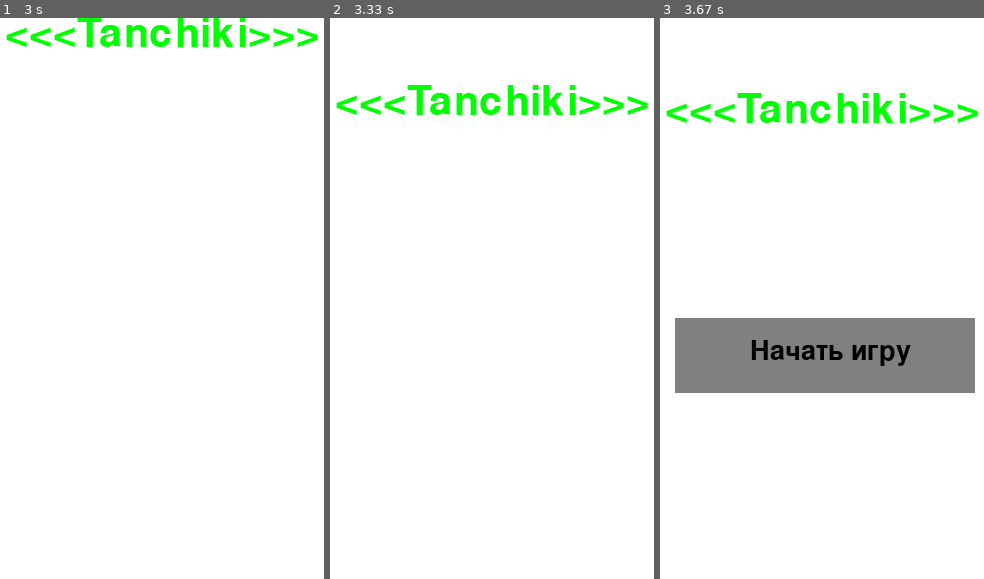
Above: before the commit, frames 1-3 (left to right).
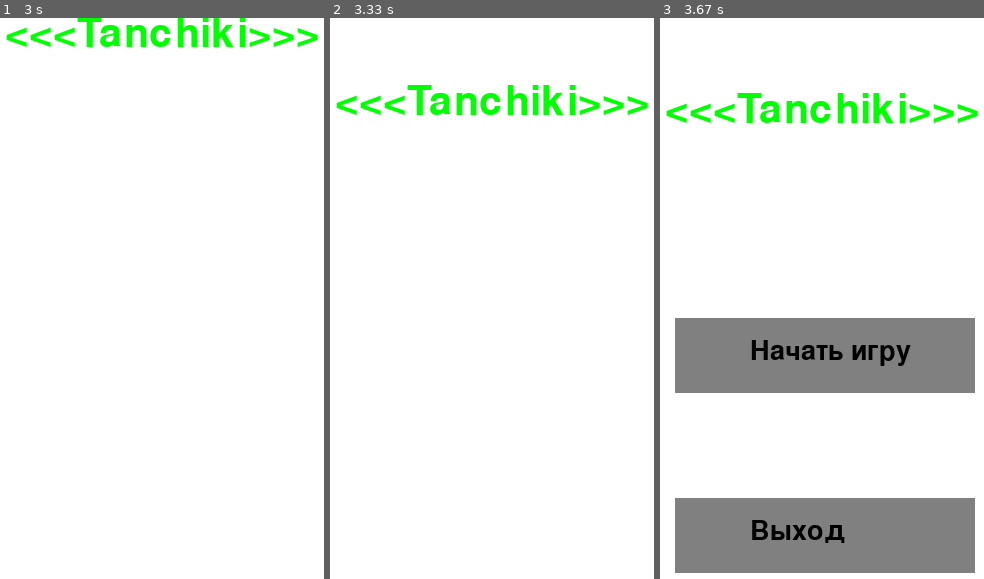
Above: after the commit, the same moments.

Repository: Qweaper/PyGame_proj
Game: pygame game, started from начало игры.py
The game is run twice, just before and just after one commit, with the same random seed, the same clock (stepped at 60 frames per second) and the same inputs.
Inputs (mouse positions are in pixels of both pictures, inside the frame that each line leads up to):
- Up to frame 1 (3 s): click (291, 304) at 0.38 s
- Up to frame 2 (3.33 s): no input
- Up to frame 3 (3.67 s): no input

Frames 1-2 are identical in both runs. In frame 3, 12% of the frame differs, in the area x 4-98%, y 85-99%.

Commit message:
Сделан выход из главного меню

Diff:
--- a/tank.py
+++ b/tank.py
@@ -20,6 +20,8 @@
 screen = pygame.display.set_mode((width, height))
 
 player1_shot = False  # флаг-указатель наличия пули игрока на поле
+
+screen_rect = (0, 0, width, height)
 
 
 # функция загрузки изображения
@@ -96,7 +98,7 @@
             # Добавить анимацию взрыва
             #
             self.lifes -= 1
-            clock.tick(1000)
+            clock.tick(FPS)
             self.kill()
 
             if self.lifes != 0:
@@ -219,8 +221,9 @@
                     global player1_shot
                     player1_shot = False
                     # pygame.sprite.spritecollideany(self, walls).damage()
-                    enother.damage()
                     self.kill()
+                    enother.damage(self.direction)
+                    # create_particles(enother.pos())
             except Exception:
                 pass
         if pygame.sprite.spritecollideany(self, enemies, False):
@@ -265,6 +268,12 @@
         self.rect.x = pos[0]
         self.rect.y = pos[1]
         self.mask = pygame.mask.from_surface(self.image)
+        self.damages = {
+            'up': 0,
+            'down': 0,
+            'left': 0,
+            'right': 0
+        }
 
         if wall_type == 'brick':
             self.breakable = True
@@ -277,26 +286,51 @@
         else:
             self.impass = False
 
-    def update(self):
+    def update(self, bull_dir=None):
+        # присутствует баг
+        # после которого стена ломается после 3 попаданий, а надо с 4
+
         if self.breakable:
-            if self.condition == 2 and self.breakable:
-                self.image = pygame.transform.scale(self.image, (self.rect.width, 40))
+            if bull_dir is not None:
+                rev_dir = {
+                    'up': 'right',
+                    'down': 'up',
+                    'left': 'down',
+                    'right': 'left'
+                }
+                bull_dir = rev_dir[bull_dir]
+                step = self.rect.width // 5
+                if bull_dir == 'up':
+                    self.damages[bull_dir] += 1
+                    self.damages['right'] += 1
+                if bull_dir == 'down':
+                    self.damages[bull_dir] += 1
+                if bull_dir == 'left':
+                    self.damages[bull_dir] += 1
+                    self.damages['down'] += 1
+                if bull_dir == 'right':
+                    self.damages[bull_dir] += 1
+                self.condition -= 1
+            if self.condition <= 3 and bull_dir is not None:
+                # self.image = pygame.transform.scale(self.image, (self.rect.width, 40))
                 x = self.rect.x
                 y = self.rect.y
+                self.image = pygame.transform.scale(self.image, (
+                    self.rect.width - self.damages['down'] * step, self.rect.height - self.damages['right'] * step))
                 self.rect = self.image.get_rect()
-                self.rect.x = x
-                self.rect.y = y
+                self.rect.x = x + self.damages['left'] * step
+                self.rect.y = y + self.damages['up'] * step
                 self.mask = pygame.mask.from_surface(self.image)
             elif self.condition == 0:
+                print('kill')
                 self.kill()
 
     def pos(self):
         return self.rect.x, self.rect.y
 
-    def damage(self):
+    def damage(self, direction):
         if self.breakable:
-            self.condition -= 1
-            self.update()
+            self.update(direction)
 
 
 class EnemyTank(pygame.sprite.Sprite):
@@ -348,7 +382,7 @@
             # Добавить анимацию взрыва
             #
             self.lifes -= 1
-            clock.tick(1000)
+            clock.tick(FPS)
             if self.lifes == 0:
                 self.kill()
 
@@ -437,14 +471,13 @@
         self.image = load_image('defeat.png')
         sec = 0
         while sec != 2:
-            sec += clock.tick()
+            sec += clock.tick(FPS)
         pygame.quit()
-
 
 Flag = MainFlag(all_sprites, (100, 400), flags)
 leaves_wall = Wall(all_sprites, (100, 100), leaves, 'leaves')
 enemy = EnemyTank(all_sprites, enemies, (100, 300))
-wall = Wall(all_sprites, (200, 100), walls, 'brick')
+wall = Wall(all_sprites, (400, 250), walls, 'brick')
 unbreak_wall = Wall(all_sprites, (300, 100), walls, 'steel')
 water_wall = Wall(all_sprites, (100, 200), walls, 'impassable')
 
@@ -486,7 +519,7 @@
     players.draw(screen)
     leaves.draw(screen)
     all_sprites.update()
-    clock.tick(60)
+    clock.tick(FPS)
     pygame.display.flip()
 
 pygame.quit()
--- a/начало игры.py
+++ b/начало игры.py
@@ -40,20 +40,24 @@
     y = -HEIGHT
     # переделать самому тему с тестом
     # сделать кнопки, тупо координаты
-
-    while True:
+    run = True
+    while run:
         # screen.fill((255, 255, 255))
 
         for event in pygame.event.get():
             if event.type == pygame.QUIT:
                 terminate()
-            elif event.type == pygame.MOUSEBUTTONDOWN:
+            if event.type == pygame.MOUSEBUTTONDOWN:
                 if event.pos[0] in range(WIDTH // 8, WIDTH // 8 + 300) and event.pos[1] in range(HEIGHT // 10 * 5,
                                                                                                  HEIGHT // 10 * 5 + 75) and not game_over:
                     if event.button == 1:
                         return
+                if event.pos[0] in range(WIDTH // 8, WIDTH // 8 + 300) and event.pos[1] in range(HEIGHT // 10 * 8,
+                                                                                                 HEIGHT // 10 * 8 + 75) and not game_over:
+                    if event.button == 1:
+                        terminate()
 
-            elif (event.type == pygame.KEYDOWN or
+            if (event.type == pygame.KEYDOWN or
                     event.type == pygame.MOUSEBUTTONDOWN) and game_over:
                 game_over = False
                 x = WIDTH // 10
@@ -88,7 +92,10 @@
             font = pygame.font.Font(None, 40)
             text = font.render('Начать игру', 1, (0, 0, 0))
             screen.blit(text, (WIDTH // 8 + 75, HEIGHT // 10 * 5 + 20))
-
+            exit_button = pygame.draw.rect(screen, (128, 128, 128), (WIDTH // 8, 0 + HEIGHT // 10 * 8, 300, 75))
+            font = pygame.font.Font(None, 40)
+            text = font.render('Выход', 1, (0, 0, 0))
+            screen.blit(text, (WIDTH // 8 + 75, HEIGHT // 10 * 8 + 20))
         pygame.display.flip()
         clock.tick(FPS)
 
